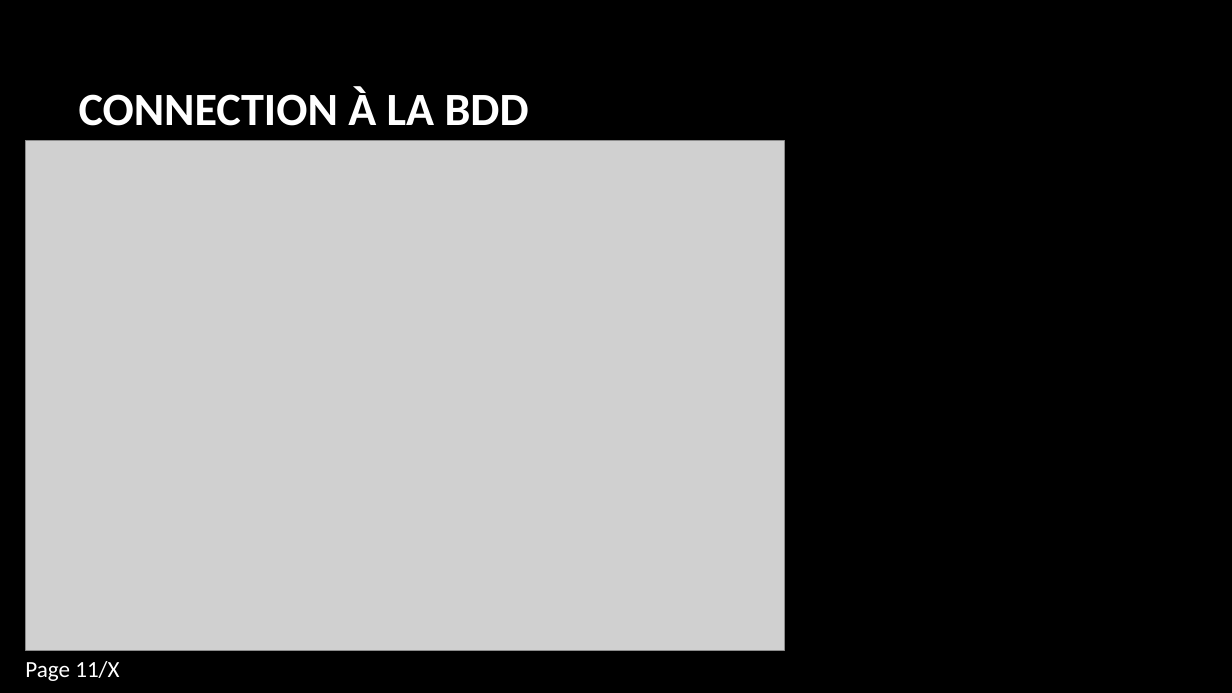
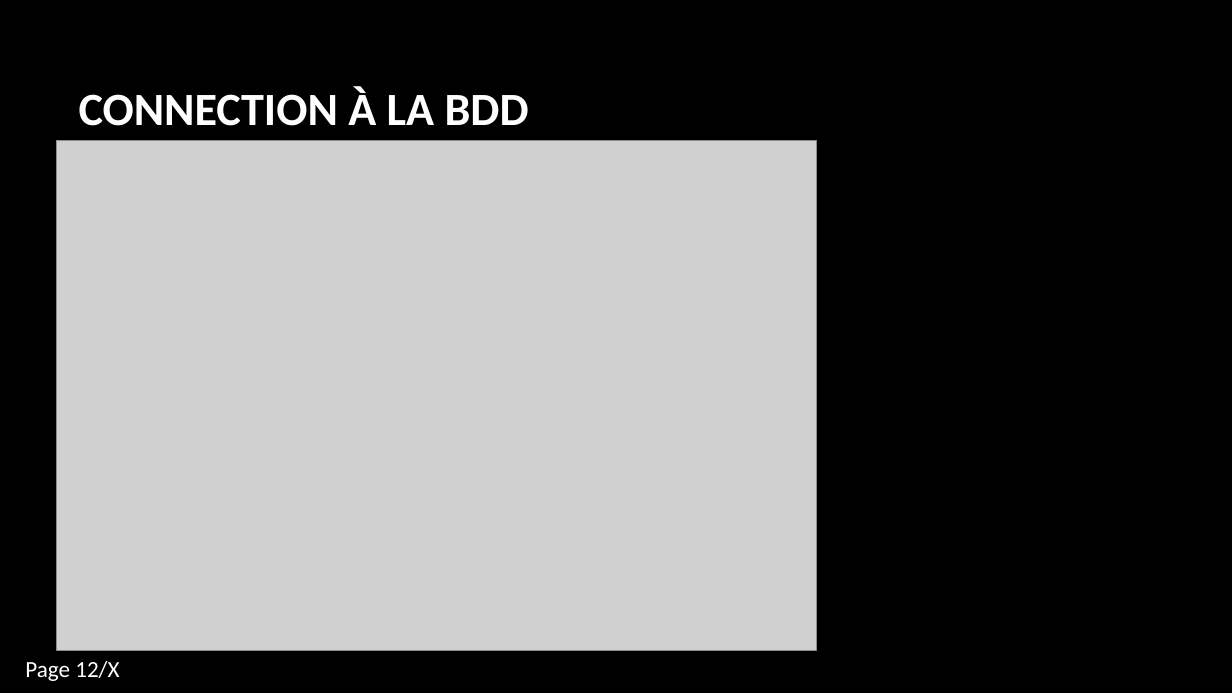
Before and after one commit to camillelahaut/SFL1-Parking-, a slide deck: slide 12 of Commun/Membres/Willy/Présentation revu de projet 2.pptx (slide 11 before the commit). Drawn at 1232x693 pixels with LibreOffice and Linux fonts; fonts in the diff are those of the drawing; grey boxes stand for pictures; background and template pictures are left out. Boxes give left, top, right and bottom in pixels: in the first picture for what was removed or moved away, otherwise in the second. Text is boxed around its words. In the diff, an @@ line names an element or a change of style, - is before the commit and + after.

```diff
--- a/Commun/Membres/Willy/Présentation revu de projet 2.pptx
+++ b/Commun/Membres/Willy/Présentation revu de projet 2.pptx
@@ picture: place and size @@
-picture at (26,141,786,651)
+picture at (57,141,817,651)
@@ page number at (25,661,119,681): text changed @@
-Page 11/X
+Page 12/X
```
Also in this commit, not shown: 3 slides added, 1 slide removed, 1 other file.
